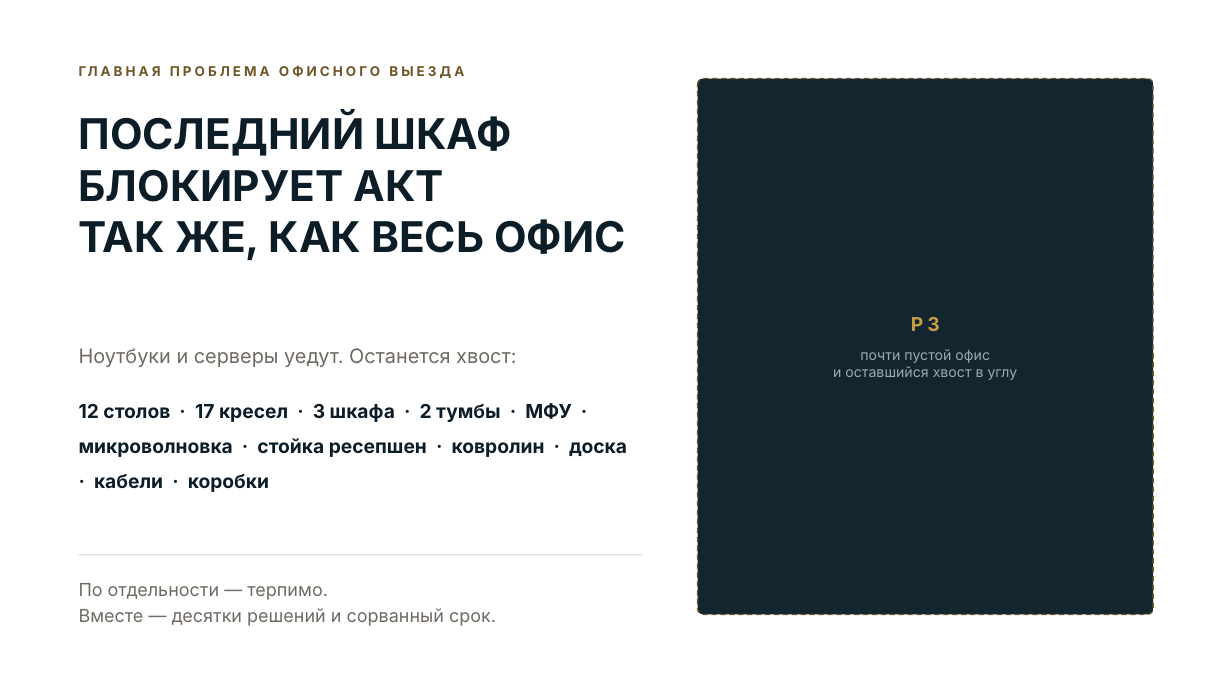
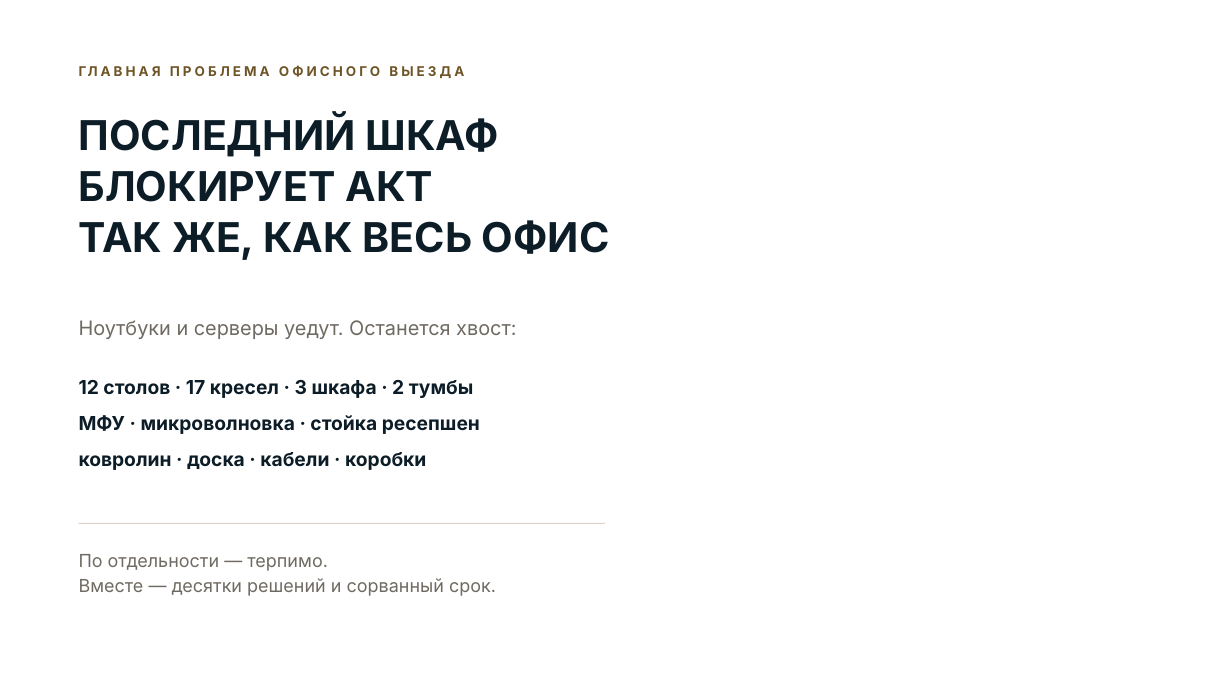
Before and after one commit to olegm1441-del/mysteryslavic-2026-07-19_16-47-00, a slide deck: slide 3 of presentations/office-client/Продай_за_меня_ОФИСЫ_клиентская.pptx. Drawn at 1232x693 pixels with LibreOffice and Linux fonts; fonts in the diff are those of the drawing; background and template pictures are left out. Boxes give left, top, right and bottom in pixels: in the first picture for what was removed or moved away, otherwise in the second. Text is boxed around its words. In the diff, an @@ line names an element or a change of style, - is before the commit and + after.

```diff
--- a/presentations/office-client/Продай_за_меня_ОФИСЫ_клиентская.pptx
+++ b/presentations/office-client/Продай_за_меня_ОФИСЫ_клиентская.pptx
@@ rounded rectangle removed at (x1=698, y1=79, x2=1153, y2=615) @@
@@ text "ПОСЛЕДНИЙ ШКАФ" at (x1=79, y1=115, x2=610, y2=260): size 33 to 32 pt @@
@@ text "Ноутбуки и серверы уедут. Останется ..." moved from (x1=79, y1=348, x2=516, y2=367) to (x1=79, y1=320, x2=516, y2=339) @@
@@ text removed at (x1=911, y1=317, x2=940, y2=331) @@
-P3
@@ text removed at (x1=833, y1=349, x2=1018, y2=380) @@
-почти пустой офис
-и оставшийся хвост в углу
@@ text at (x1=79, y1=380, x2=480, y2=470): text changed @@
-12 столов · 17 кресел · 3 шкафа · 2 тумбы · МФУ · микроволновка · стойка ресепшен · ковролин · доска · кабели · коробки
+12 столов · 17 кресел · 3 шкафа · 2 тумбы
+МФУ · микроволновка · стойка ресепшен
+ковролин · доска · кабели · коробки
@@ rectangle resized from (x1=79, y1=555, x2=642, y2=555) to (x1=79, y1=523, x2=605, y2=524) @@
@@ text "По отдельности — терпимо." moved from (x1=79, y1=583, x2=496, y2=626) to (x1=79, y1=554, x2=496, y2=596) @@
```
Also in this commit, not shown: 5 other slides changed, 1 slide added, 1 slide removed, 27 other files.
